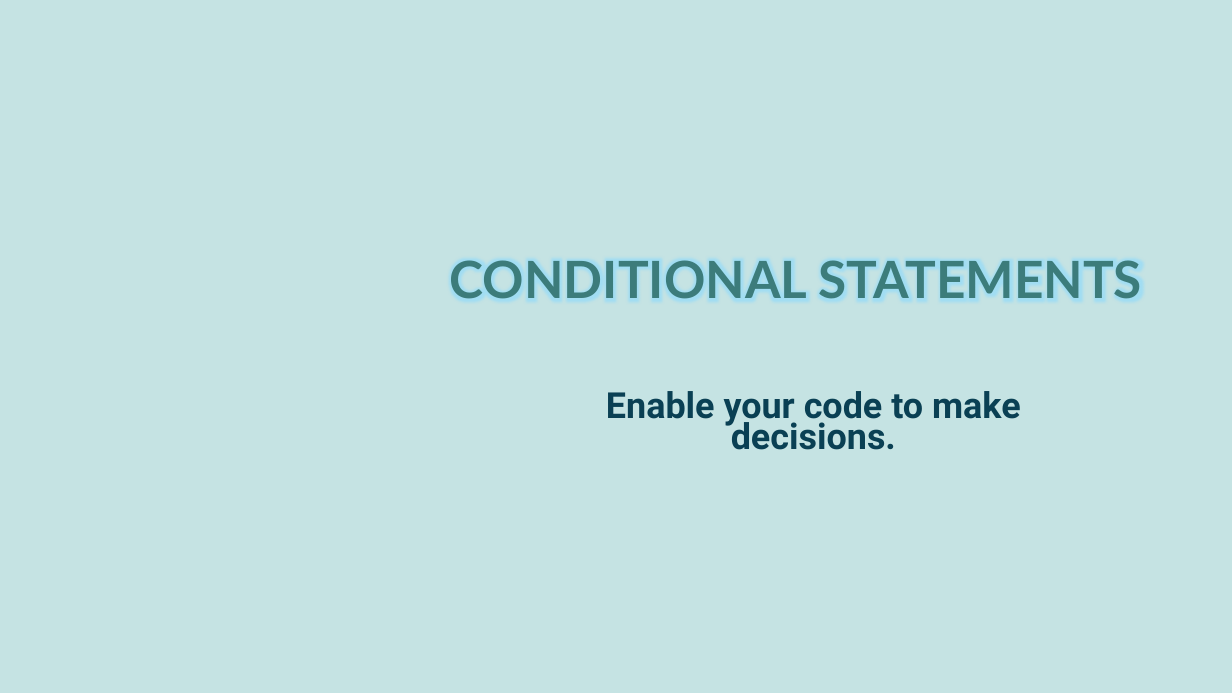
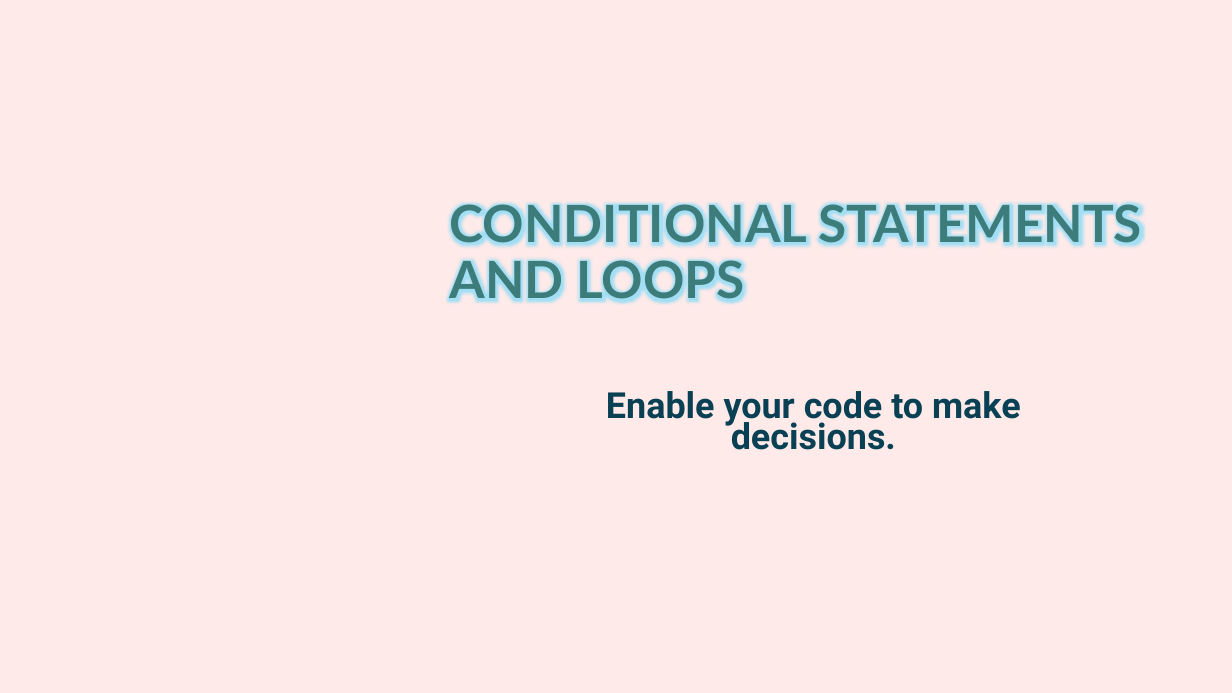
Before and after one commit to AlmightyHairball/RobotJavaClass2024, a slide deck: slide 10 of Presentation/Part-1.pptx. Drawn at 1232x693 pixels with LibreOffice and Linux fonts; fonts in the diff are those of the drawing; background and template pictures are left out. Boxes give left, top, right and bottom in pixels: in the first picture for what was removed or moved away, otherwise in the second. Text is boxed around its words. In the diff, an @@ line names an element or a change of style, - is before the commit and + after.

```diff
--- a/Presentation/Part-1.pptx
+++ b/Presentation/Part-1.pptx
@@ background #C5E3E3 to #FDEAE9 @@
@@ title at <box>450,198,1142,308</box>: text changed @@
-CONDITIONAL STATEMENTS
+CONDITIONAL STATEMENTS AND LOOPS
```
Also in this commit, not shown: 7 other slides changed, 1 slide added, 1 slide removed, 1 other file.
